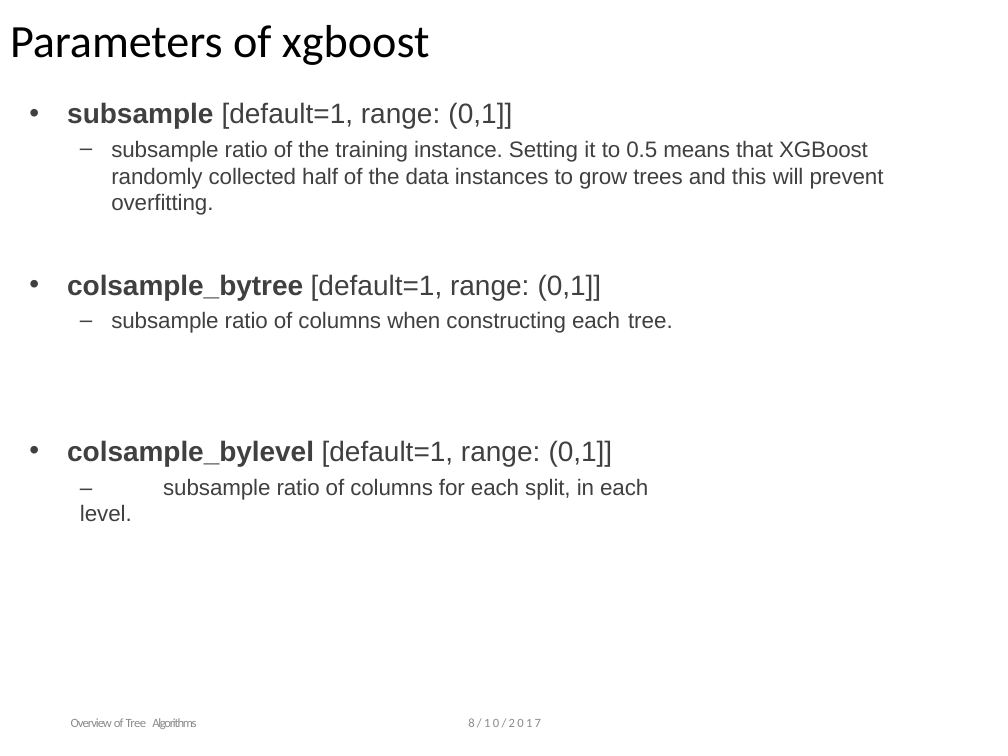
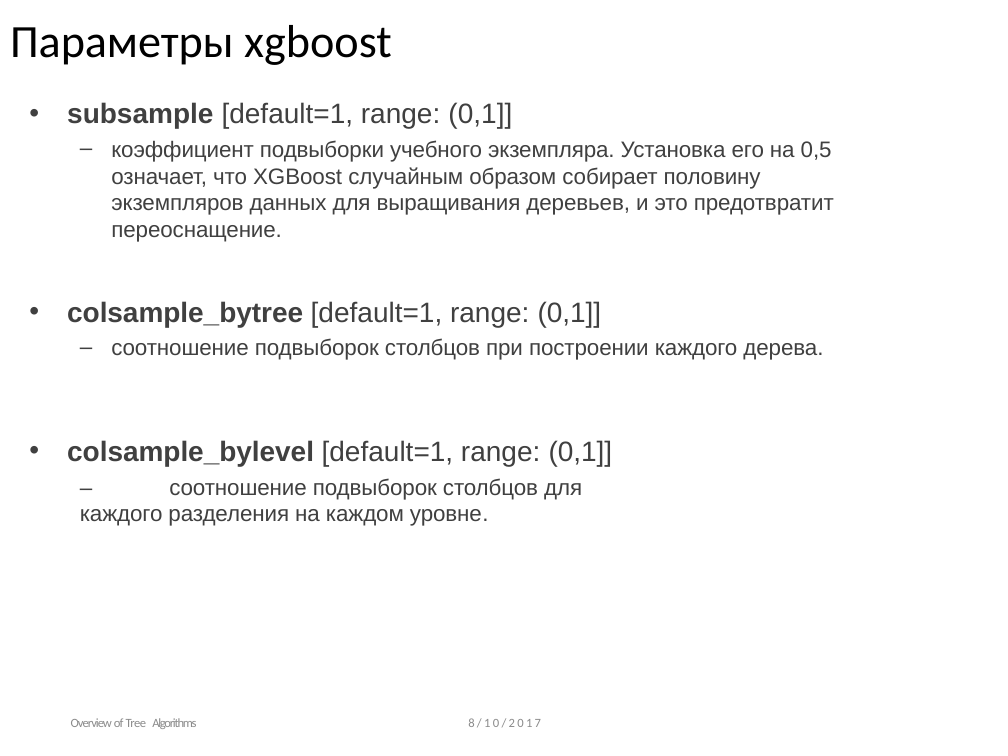
Before and after one commit to ulstu/ml, a slide deck: slide 31 of ml_course_ru/lecture12. Gradient boosting/Lecture 12. From Decision Tree to XGBoost.pptx. Drawn at 1008x756 pixels with LibreOffice and Linux fonts; fonts in the diff are those of the drawing; background and template pictures are left out. Boxes give left, top, right and bottom in pixels: in the first picture for what was removed or moved away, otherwise in the second. Text is boxed around its words. In the diff, an @@ line names an element or a change of style, - is before the commit and + after.

```diff
--- a/ml_course_ru/lecture12. Gradient boosting/Lecture 12. From Decision Tree to XGBoost.pptx
+++ b/ml_course_ru/lecture12. Gradient boosting/Lecture 12. From Decision Tree to XGBoost.pptx
@@ title at bbox=[10, 25, 392, 65]: text changed @@
-Parameters of xgboost
+Параметры xgboost
@@ text at bbox=[111, 140, 834, 242]: text changed @@
-  – subsample ratio of the training instance. Setting it to 0.5 means that XGBoost randomly collected half of the data instances to grow trees and this will prevent overfitting.
+  – коэффициент подвыборки учебного экземпляра. Установка его на 0,5 означает, что XGBoost случайным образом собирает половину экземпляров данных для выращивания деревьев, и это предотвратит переоснащение.
@@ text at bbox=[111, 338, 823, 360]: text changed @@
-  – subsample ratio of columns when constructing each tree.
+  – соотношение подвыборок столбцов при построении каждого дерева.
@@ text at bbox=[80, 478, 582, 526]: text changed @@
-– subsample ratio of columns for each split, in each level.
+– соотношение подвыборок столбцов для каждого разделения на каждом уровне.
```
Also in this commit, not shown: 30 other slides changed, 5 slides added, 5 slides removed, 27 other files.
